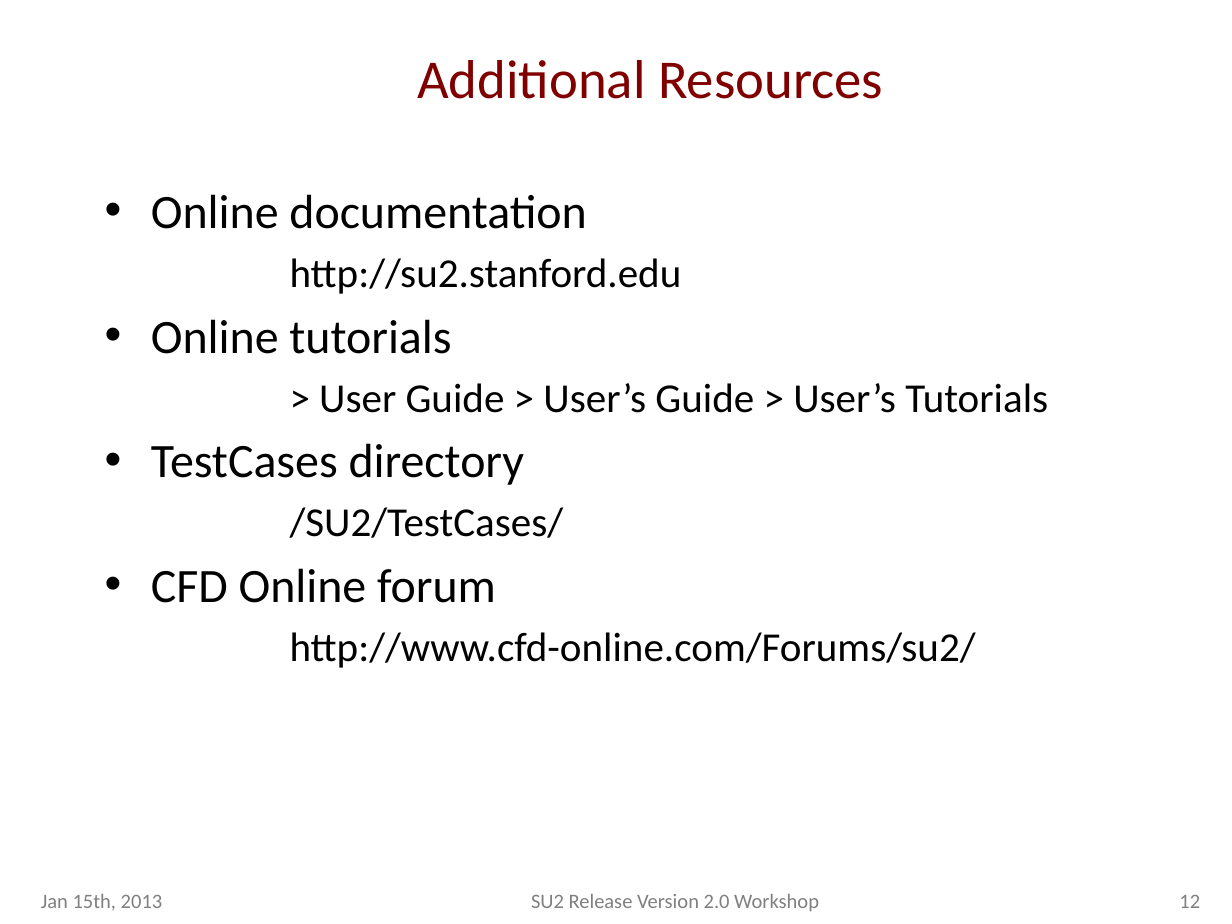
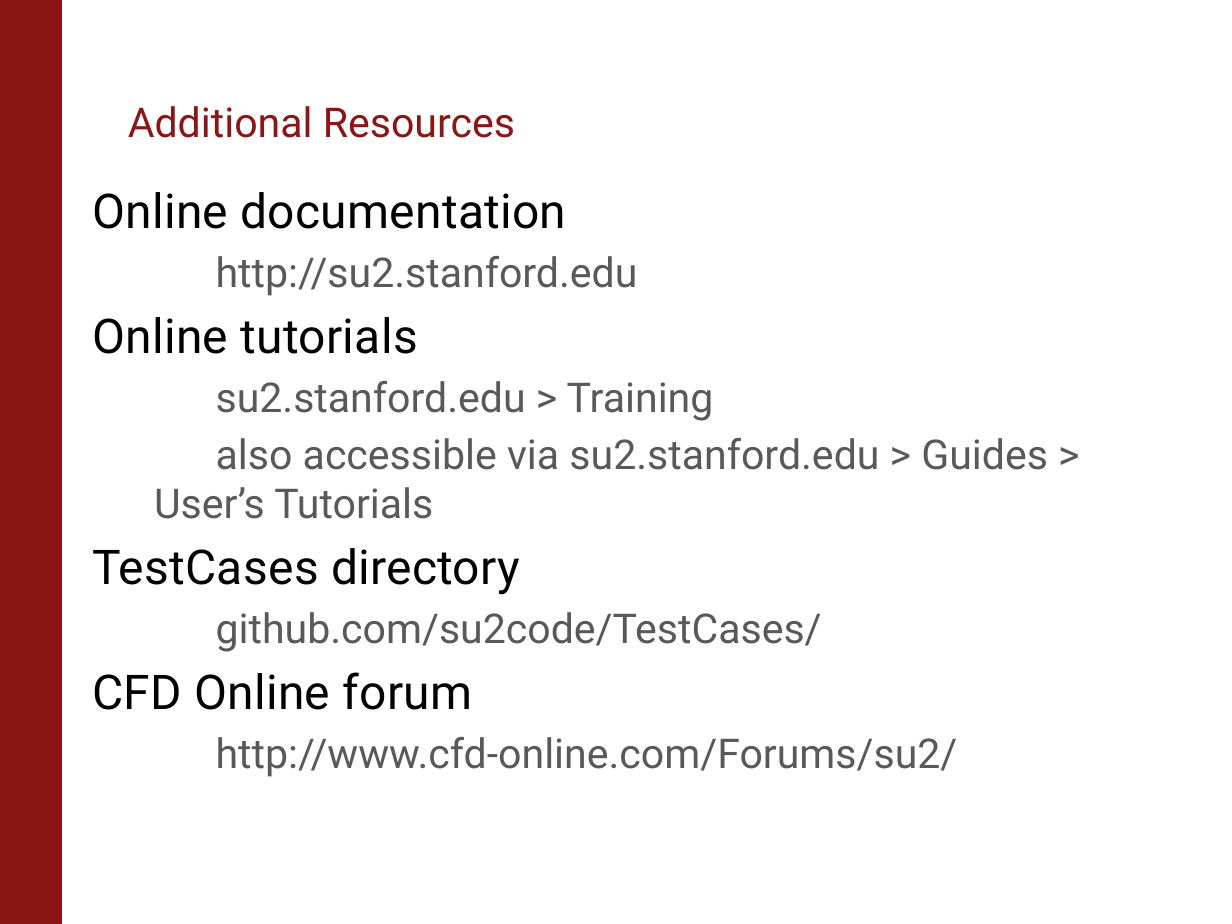
Before and after one commit to su2code/SU2, a slide deck: slide 11 of Presentations/1st Workshop/Running_SU2.pptx (slide 12 before the commit). Drawn at 1232x924 pixels with LibreOffice and Linux fonts; fonts in the diff are those of the drawing; background and template pictures are left out. Boxes give left, top, right and bottom in pixels: in the first picture for what was removed or moved away, otherwise in the second. Text is boxed around its words. In the diff, an @@ line names an element or a change of style, - is before the commit and + after.

```diff
--- a/Presentations/1st Workshop/Running_SU2.pptx
+++ b/Presentations/1st Workshop/Running_SU2.pptx
@@ rectangle added at <box>0,0,62,924</box>, fill #8C1515, outline #8C1515 0.75 pt @@
@@ ellipse removed at <box>15,12,1173,415</box> @@
@@ title "Additional Resources": place and size @@
-title "Additional Resources" at <box>417,60,883,99</box>
+title "Additional Resources" at <box>128,106,515,138</box>
@@ title "Additional Resources" at <box>128,106,515,138</box>: size 32 to 24 pt, font Calibri to Roboto, text colour #800000 to #8C1515; alignment centre to left; line spacing 1 to 0.85; vertical alignment middle to bottom @@
@@ text at <box>92,192,958,777</box>: font Calibri to Roboto in "Online documentation", "http://su2.stanford.edu", "Online tutorials", "TestCases directory" and 2 more places; letter spacing 0 to 0.2 pt in "Online documentation", "Online tutorials", "TestCases directory", "CFD Online forum"; text colour #000000 to #595959 in "http://su2.stanford.edu", "http://www.cfd-online.com/Forums/su2/"; bullet • to none @@
@@ text at <box>154,381,1048,519</box>: text changed; font Calibri to Roboto; text colour #000000 to #595959 @@
-  > User Guide > User’s Guide > User’s Tutorials
+  su2.stanford.edu > Training
+  also accessible via su2.stanford.edu > Guides > User’s Tutorials
@@ text at <box>216,612,822,652</box>: text changed; font Calibri to Roboto; text colour #000000 to #595959 @@
-  /SU2/TestCases/
+  github.com/su2code/TestCases/
@@ text removed at <box>41,894,163,911</box> @@
-Jan 15th, 2013
@@ text removed at <box>531,894,819,911</box> @@
-SU2 Release Version 2.0 Workshop
@@ page number removed at <box>1179,895,1200,908</box> @@
-12
```
Also in this commit, not shown: 7 other slides changed, 4 slides added, 4 slides removed, 2 other files.
